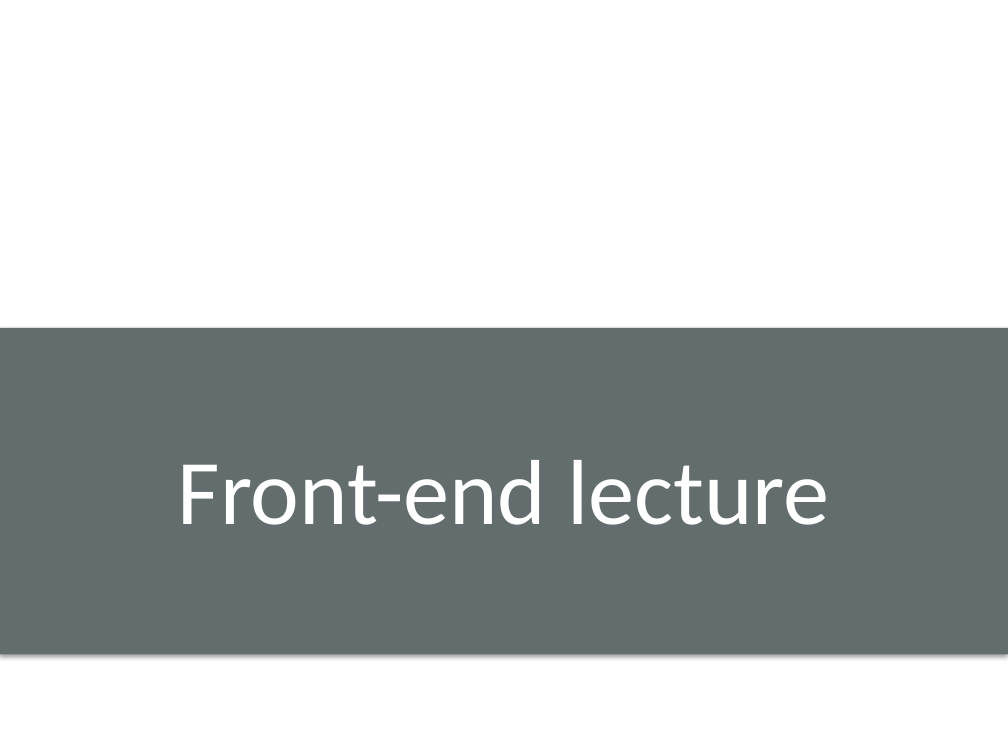
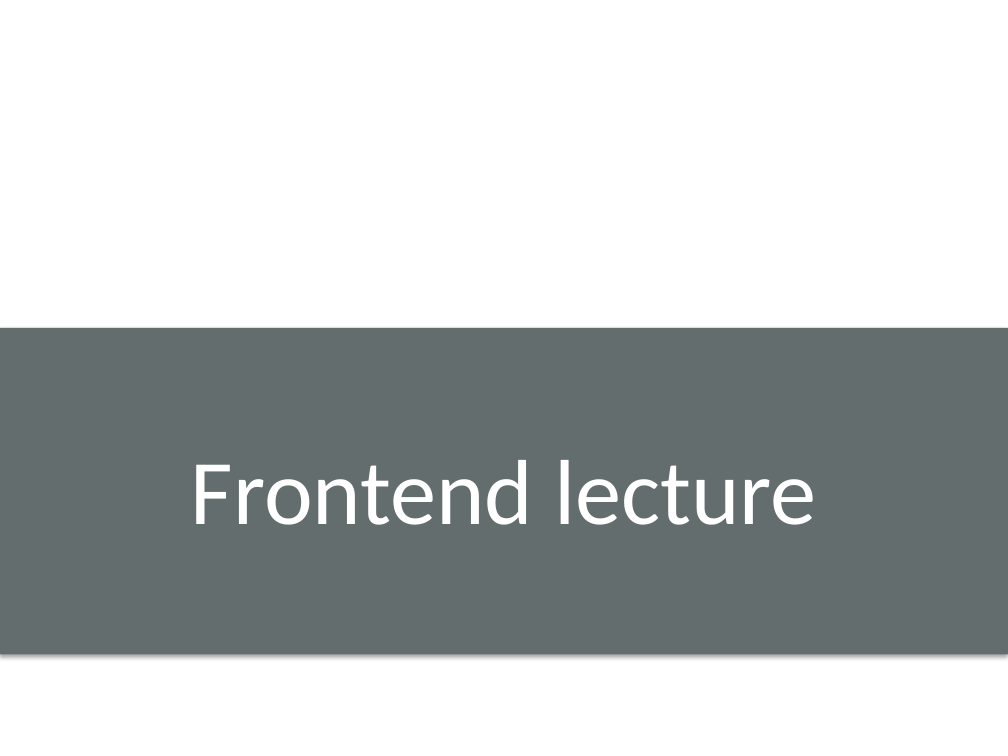
Before and after one commit to xiaohuiliugis/UCGIS-Fullstack-Geovisualization-Workshop, a slide deck: slide 5 of doc/presentation.pptx. Drawn at 1008x756 pixels with LibreOffice and Linux fonts; fonts in the diff are those of the drawing; background and template pictures are left out. Boxes give left, top, right and bottom in pixels: in the first picture for what was removed or moved away, otherwise in the second. Text is boxed around its words. In the diff, an @@ line names an element or a change of style, - is before the commit and + after.

```diff
--- a/doc/presentation.pptx
+++ b/doc/presentation.pptx
@@ text at box(191, 460, 816, 525): text changed @@
-Front-end lecture
+Frontend lecture
```
Also in this commit, not shown: 12 other slides changed, 1 other file.
